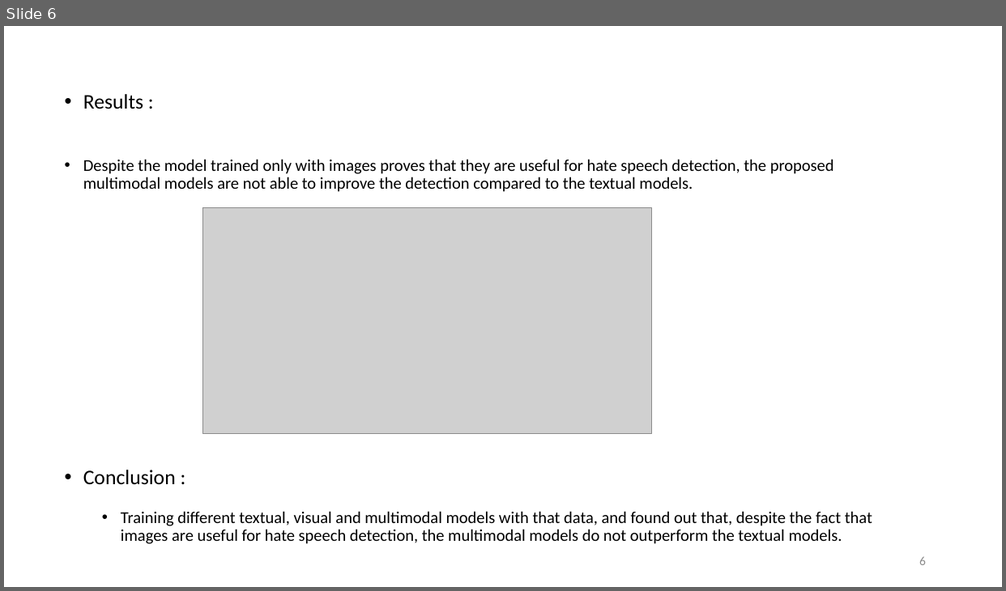
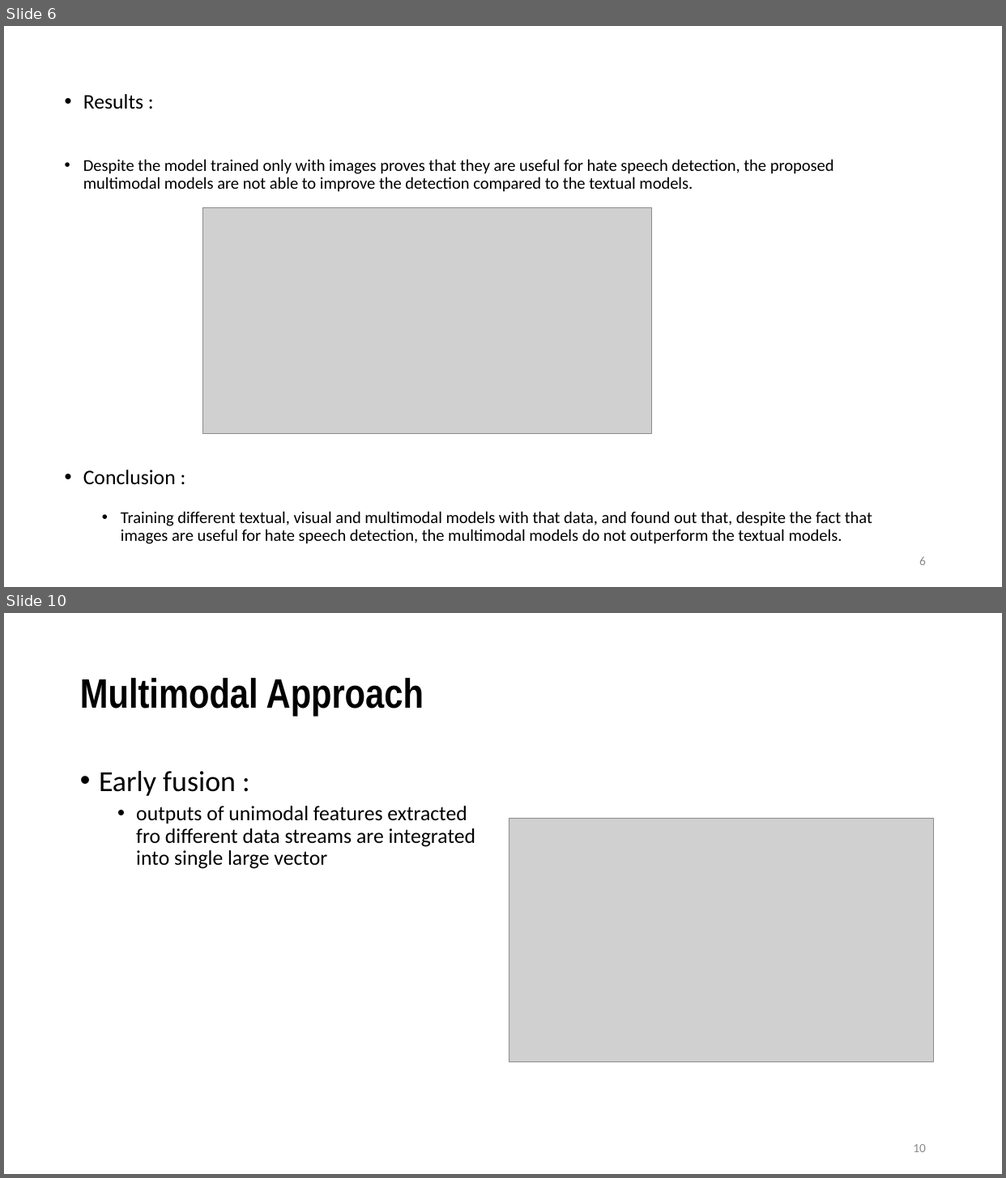
Before and after one commit to VarunBohara/Mini-Project-Documents, a slide deck: Review - 1.pptx. Shown one above the other, each under a label of ours: slide 6 before the commit, slides 6 and 10 after it; the slides between them are not shown. The pictures are 1006x591 and 1006x1178 pixels, drawn with LibreOffice and Linux fonts; fonts in the diff are those of the drawing; grey boxes stand for pictures. Boxes give left, top, right and bottom in pixels: in the first picture for what was removed or moved away, otherwise in the second. Text is boxed around its words. In the diff, an @@ line names an element or a change of style, - is before the commit and + after.

```diff
--- a/Review - 1.pptx
+++ b/Review - 1.pptx
@@ slide 10 added at <box>4,613,1002,1174</box>, background #FFFFFF @@
@@ title added at <box>80,678,424,715</box>, 39.6 pt, text #000000, bold @@
+Multimodal Approach
@@ text added at <box>99,771,476,869</box>, 20 pt, text #000000 @@
+• Early fusion :
+  • outputs of unimodal features extracted fro different data streams are integrated into single large vector
@@ picture added at <box>509,818,934,1063</box> @@
@@ page number added at <box>913,1144,926,1152</box>, 12 pt, text #8C8C8C @@
+10
```
Also in this commit, not shown: 3 other slides added.
